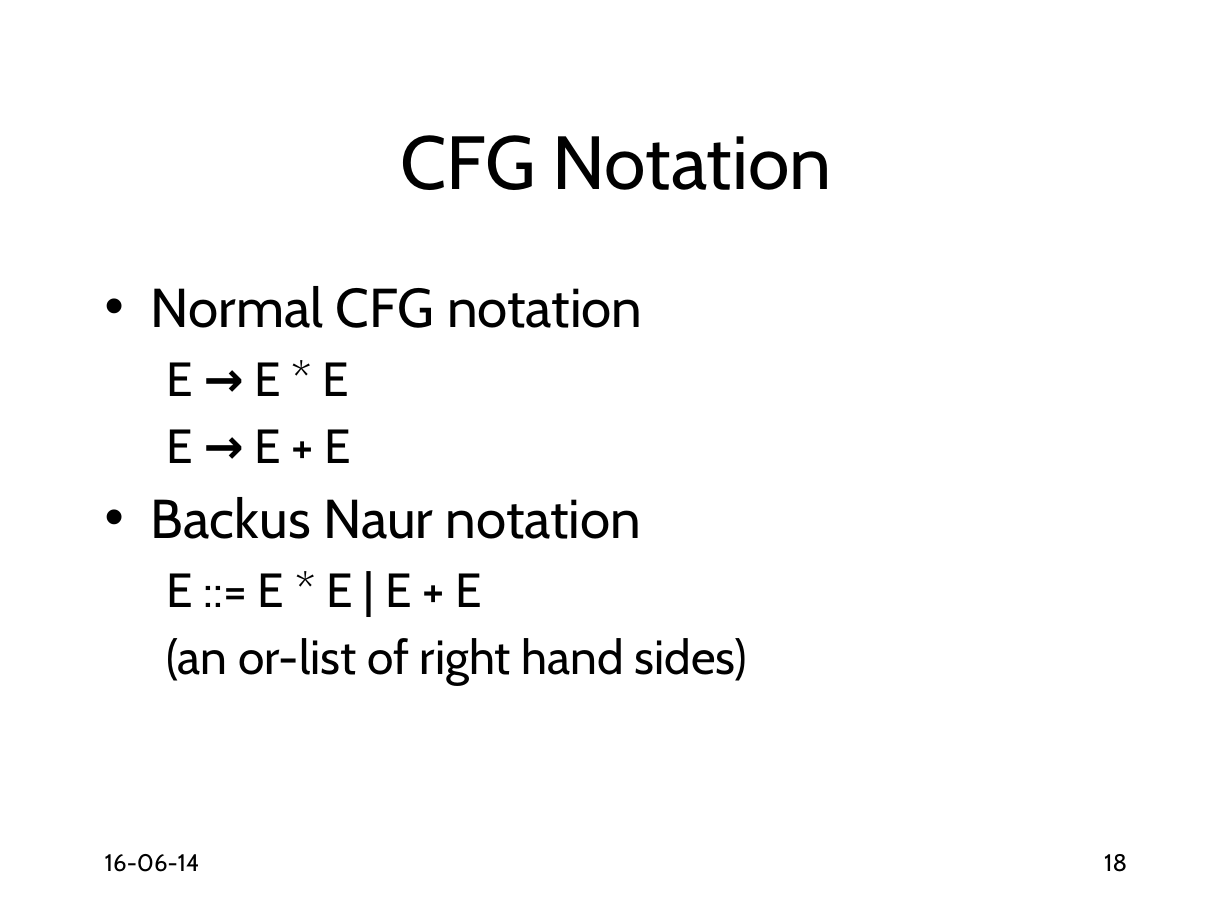
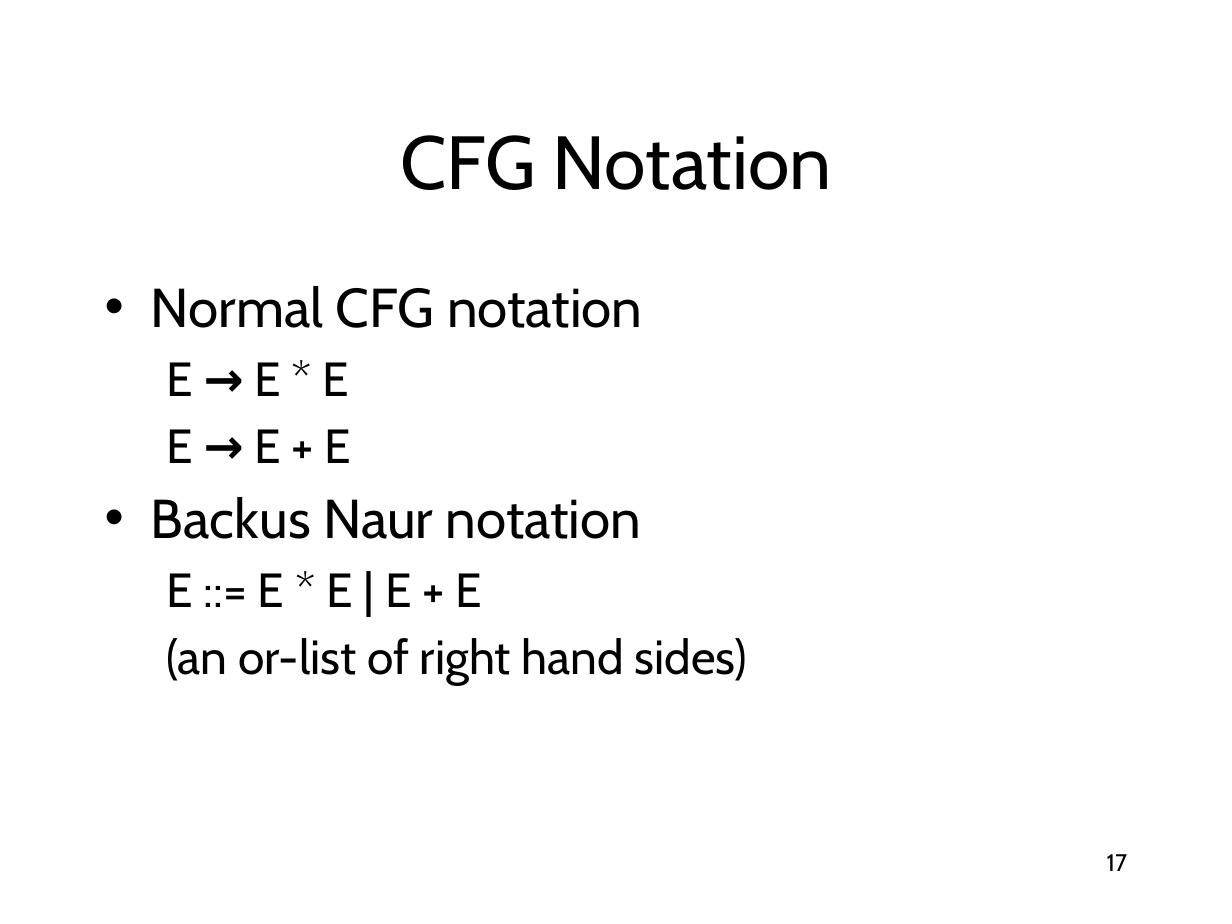
Before and after one commit to anoopsarkar/compilers-class, a slide deck: slide 17 of assets/ppt/cfg/cfg1-intro.pptx (slide 18 before the commit). Drawn at 1232x924 pixels with LibreOffice and Linux fonts; fonts in the diff are those of the drawing. Boxes give left, top, right and bottom in pixels: in the first picture for what was removed or moved away, otherwise in the second. Text is boxed around its words. In the diff, an @@ line names an element or a change of style, - is before the commit and + after.

```diff
--- a/assets/ppt/cfg/cfg1-intro.pptx
+++ b/assets/ppt/cfg/cfg1-intro.pptx
@@ text removed at [105,854,200,872] @@
-16-06-14
@@ page number at [1107,854,1128,871]: text changed @@
-18
+17
```
Also in this commit, not shown: 15 other slides changed, 1 slide removed, 2 other files.
